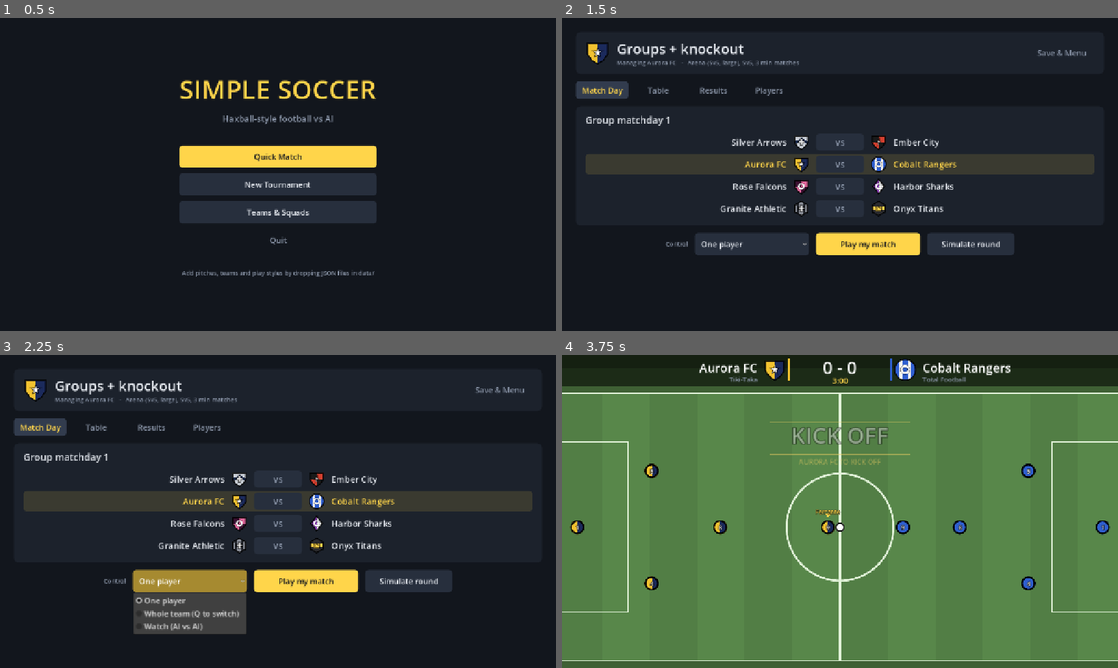
Above: before the commit, frames 1-4 (two rows, left to right).
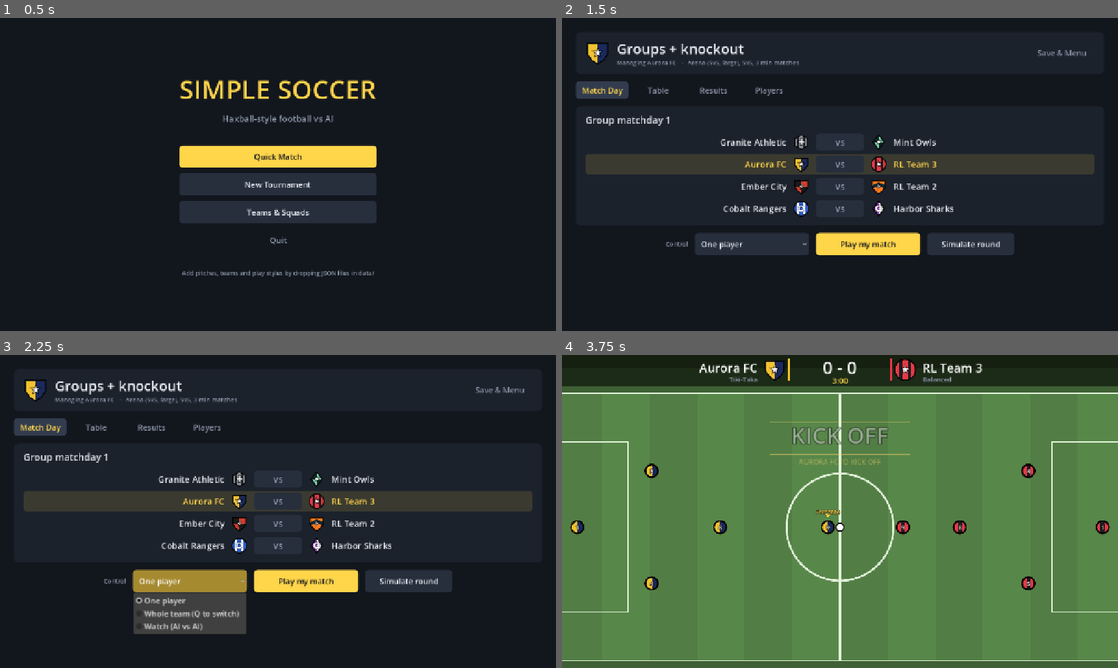
Above: after the commit, the same moments.

Repository: isBre/simple-soccer
Game: Godot game, scene res://scenes/main.tscn
Same seed, same stepped clock (60 frames per second), same inputs: the game is played once before the commit and once after it.
Inputs:
- Up to frame 1 (0.5 s): no input
- Up to frame 2 (1.5 s): click "New Tournament" at 0.5 s; click "Start Tournament" at 1.25 s
- Up to frame 3 (2.25 s): click "One player" at 2 s
- Up to frame 4 (3.75 s): click "One player" at 2.75 s; click "Play my match" at 3.5 s

Frame 1 is identical in both runs. In frame 2, 1.7% of the frame differs, in the area x 28-71%, y 37-64%; in frame 3, 1.7%; in frame 4, 0.9%.

Commit message:
Add RL Team 4: cooperation fine-tune (key passes, individual pass credit, stand-open reward)
Co-Authored-By: Claude Sonnet 5.5 <noreply@anthropic.com>

Diff:
--- /dev/null
+++ b/data/teams/rl_team_4.json
@@ -0,0 +1,114 @@
+{
+  "id": "rl_team_4",
+  "name": "RL Team 4",
+  "short": "RL4",
+  "colors": {
+    "primary": "2a9d8f",
+    "secondary": "1d1d1f"
+  },
+  "kit": "band",
+  "logo": {
+    "shape": "circle",
+    "pattern": "stripes",
+    "symbol": "star",
+    "c1": "2a9d8f",
+    "c2": "1d1d1f",
+    "c3": "ffffff"
+  },
+  "style": "balanced",
+  "formations": {},
+  "players": [
+    {
+      "id": "rl_team_4_0",
+      "name": "Oskar Weiss",
+      "number": 1,
+      "pos": "GK",
+      "attrs": {
+        "finishing": 49,
+        "passing": 58,
+        "defending": 71,
+        "positioning": 79,
+        "reaction": 82
+      }
+    },
+    {
+      "id": "rl_team_4_1",
+      "name": "Leon Keller",
+      "number": 4,
+      "pos": "DEF",
+      "attrs": {
+        "finishing": 61,
+        "passing": 63,
+        "defending": 81,
+        "positioning": 70,
+        "reaction": 73
+      }
+    },
+    {
+      "id": "rl_team_4_2",
+      "name": "Dario Janssen",
+      "number": 5,
+      "pos": "DEF",
+      "attrs": {
+        "finishing": 58,
+        "passing": 78,
+        "defending": 81,
+        "positioning": 60,
+        "reaction": 68
+      }
+    },
+    {
+      "id": "rl_team_4_3",
+      "name": "Kofi Yilmaz",
+      "number": 8,
+      "pos": "MID",
+      "attrs": {
+        "finishing": 67,
+        "passing": 83,
+        "defending": 73,
+        "positioning": 75,
+        "reaction": 70
+      }
+    },
+    {
+      "id": "rl_team_4_4",
+      "name": "Hugo Vidal",
+      "number": 10,
+      "pos": "MID",
+      "attrs": {
+        "finishing": 72,
+        "passing": 79,
+        "defending": 70,
+        "positioning": 75,
+        "reaction": 76
+      }
+    },
+    {
+      "id": "rl_team_4_5",
+      "name": "Dario Bellini",
+      "number": 9,
+      "pos": "FWD",
+      "attrs": {
+        "finishing": 83,
+        "passing": 72,
+        "defending": 64,
+        "positioning": 68,
+        "reaction": 80
+      }
+    },
+    {
+      "id": "rl_team_4_6",
+      "name": "Otto Fabbri",
+      "number": 11,
+      "pos": "FWD",
+      "attrs": {
+        "finishing": 71,
+        "passing": 68,
+        "defending": 60,
+        "positioning": 86,
+        "reaction": 70
+      }
+    }
+  ],
+  "ml_model": "res://data/models/rl_5v5_arena_v4.json"
+}
--- a/rl/behaviour_stats.gd
+++ b/rl/behaviour_stats.gd
@@ -21,7 +21,7 @@
 	var sim := MatchSim.new(c)
 	var st := [{}, {}]
 	for t in 2:
-		st[t] = {"n": 0, "dir_change": 0, "kick_rise": 0, "kick_hold": 0, "idle": 0, "near_ball": 0.0, "spacing": 0.0, "gk_dist": 0.0, "gk_n": 0, "speed": 0.0, "turn180": 0, "near250": 0.0, "nn_dist": 0.0, "close_pairs": 0.0, "passes": 0.0, "passes_ok": 0.0}
+		st[t] = {"n": 0, "dir_change": 0, "kick_rise": 0, "kick_hold": 0, "idle": 0, "near_ball": 0.0, "spacing": 0.0, "gk_dist": 0.0, "gk_n": 0, "speed": 0.0, "turn180": 0, "near250": 0.0, "nn_dist": 0.0, "close_pairs": 0.0, "passes": 0.0, "passes_ok": 0.0, "key_passes": 0.0, "xa": 0.0, "shots": 0.0}
 	var prev := {}
 	var prev_kick := {}
 	while sim.state != MatchSim.State.ENDED and sim.tick < 60 * 120:
@@ -79,6 +79,10 @@
 	for t in 2:
 		st[t]["passes"] = res["team_stats"][t]["passes"]
 		st[t]["passes_ok"] = res["team_stats"][t]["passes_ok"]
+		st[t]["shots"] = res["team_stats"][t]["shots"]
+	for pl: Dictionary in res["players"]:
+		st[int(pl["team"])]["key_passes"] += float(pl.get("key_passes", 0))
+		st[int(pl["team"])]["xa"] += float(pl.get("xa", 0.0))
 	mutex.lock()
 	results.append({"st": st, "score": sim.scores, "ticks": sim.tick})
 	mutex.unlock()
@@ -109,8 +113,8 @@
 	for t in 2:
 		var a: Dictionary = agg[t]
 		var n_dec: float = a["n"] / 5.0     # team-decisions
-		print("%s: players within 250px of ball %.2f | nearest-teammate dist %.0f px | pairs closer than 110px %.2f | passes/match %.1f (%.0f%% ok)" % [
-			["RL Team", "rule-based"][t], a["near250"] / (a["n"] / 5. …(113 unchanged characters)…  a["passes_ok"] / maxf(1.0, a["passes"])])
+		print("%s: players within 250px of ball %.2f | nearest-teammate dist %.0f px | pairs closer than 110px %.2f | passes/match %.1f (%.0f%% ok) | shots/match %.1f | key passes/match %.2f | xA/match %.2f" % [
+			["RL Team", "rule-based"][t], a["near250"] / (a["n"] / 5. …(113 unchanged characters)…  a["passes_ok"] / maxf(1.0, a["passes"]), a["shots"] / results.size(), a["key_passes"] / results.size(), a["xa"] / results.size()])
 	var sc := ""
 	for r in results:
 		sc += str(r["score"]) + " "
--- a/rl/rl_env.gd
+++ b/rl/rl_env.gd
@@ -44,11 +44,20 @@
 var w_pass_prog := 0.0            # reward per completed progressive pass (team)
 var w_pass_ok := 0.0              # reward per other completed pass
 var w_pass_fail := 0.0            # penalty per failed pass
+var w_key_pass := 0.0             # reward per key pass (completed pass followed by a shot of the receiver within 4 s)
+var w_xa := 0.0                   # reward per unit of expected goals of the shots created by passes (xA)
+var pass_individual := false      # pass terms go to the passer (and receiver) instead of the whole team: sharper credit
+var w_recv := 0.0                 # reward to the receiver of a completed pass
+var w_open := 0.0                 # per decision: reward for standing open (distance + clear lane) while a teammate has the ball
+var open_min := 120.0
+var open_max := 450.0
+var lane_clear := 45.0
+var prev_ps: Dictionary = {}      # uid -> [ok, failed, progressive, key passes, xA, received]
 var w_space := 0.0                # penalty per player and teammate closer than space_radius (not while fighting for the ball)
 var space_radius := 140.0
 var w_kick := 0.0                 # penalty for pressing kick while the ball is out of reach
 var kick_reach := 40.0
-var prev_pass := [0, 0, 0]        # team 0 totals: progressive, ok, failed
+var prev_pass := [0, 0, 0, 0, 0.0]  # team 0 totals: progressive, ok, failed, key passes, xA
 var opp_external := false         # team 1 is controlled from Python too (self-play): its players are extra agents
 var opp_net: MLP = null
 var own_keeper := true            # only used when the keeper is not controlled: keep the rule-based one?
@@ -86,6 +95,13 @@
     w_pass_prog = float(c.get("w_pass_prog", w_pass_prog))
     w_pass_ok = float(c.get("w_pass_ok", w_pass_ok))
     w_pass_fail = float(c.get("w_pass_fail", w_pass_fail))
+    w_key_pass = float(c.get("w_key_pass", w_key_pass))
+    w_xa = float(c.get("w_xa", w_xa))
+    pass_individual = bool(c.get("pass_individual", pass_individual))
+    w_recv = float(c.get("w_recv", w_recv))
+    w_open = float(c.get("w_open", w_open))
+    open_min = float(c.get("open_min", open_min))
+    open_max = float(c.get("open_max", open_max))
     w_space = float(c.get("w_space", w_space))
     space_radius = float(c.get("space_radius", space_radius))
     w_kick = float(c.get("w_kick", w_kick))
@@ -171,6 +187,9 @@
     prev_scores = [0, 0]
     prev_playing = true
     prev_pass = _pass_totals()
+    prev_ps.clear()
+    for a in agents:
+        prev_ps[a.uid] = _ps_vec(a)
 
 
 ## Removes a player from the physics and the rule logic but keeps it in team_lists (observations).
@@ -248,20 +267,44 @@
     var prog := 0
     var ok := 0
     var fail := 0
+    var kp := 0
+    var xa := 0.0
     for p: SimPlayer in sim.team_lists[0]:
         prog += p.ps.progressive_passes
         ok += p.ps.passes_ok
         fail += p.ps.passes_failed
-    return [prog, ok, fail]
-
-
-## Individual reward terms (kick discipline, spacing), one per learner agent.
+        kp += p.ps.key_passes
+        xa += p.ps.xa
+    return [prog, ok, fail, kp, xa]
+
+
+func _ps_vec(p: SimPlayer) -> Array:
+    return [p.ps.passes_ok, p.ps.passes_failed, p.ps.progressive_passes, p.ps.key_passes, p.ps.xa, p.ps.passes_received]
+
+
+static func _seg_dist(p: Vector2, a: Vector2, b: Vector2) -> float:
+    var ab := b - a
+    var l2 := ab.length_squared()
+    if l2 < 0.0001:
+        return p.distance_to(a)
+    var t := clampf((p - a).dot(ab) / l2, 0.0, 1.0)
+    return p.distance_to(a + ab * t)
+
+
+## Individual reward terms, one per learner agent: kick discipline, spacing, pass credit (passer / receiver)
+## and "standing open" for the ball carrier.
 func _individual() -> PackedFloat32Array:
     var out := PackedFloat32Array()
     out.resize(agents.size() + opp_agents.size())
-    if w_kick == 0.0 and w_space == 0.0:
+    var credit := match_mode and pass_individual
+    if w_kick == 0.0 and w_space == 0.0 and not credit and w_open == 0.0:
         return out
     var bp := sim.ball.pos
+    # the carrier: the learner agent that last touched the ball and is next to it
+    var carrier: SimPlayer = null
+    if w_open > 0.0 and sim.last_touch != null and sim.last_touch.team == 0 and agents.has(sim.last_touch) \
+            and sim.last_touch.pos.distance_to(bp) < 45.0:
+        carrier = sim.last_touch
     for i in agents.size():
         var a := agents[i]
         var da := a.pos.distance_to(bp)
@@ -275,6 +318,28 @@
                     var d := a.pos.distance_to(b.pos)
                     if d < space_radius and b.pos.distance_to(bp) > 70.0:
                         r -= w_space * (1.0 - d / space_radius)
+        if credit:
+            var cur := _ps_vec(a)
+            var prev: Array = prev_ps.get(a.uid, cur)
+            var d_ok: int = cur[0] - prev[0]
+            var d_fail: int = cur[1] - prev[1]
+            var d_prog: int = cur[2] - prev[2]
+            var d_kp: int = cur[3] - prev[3]
+            var d_xa: float = cur[4] - prev[4]
+            var d_recv: int = cur[5] - prev[5]
+            r += w_pass_prog * float(d_prog) + w_pass_ok * float(maxi(d_ok - d_prog, 0)) - w_pass_fail * float(d_fail)
+            r += w_key_pass * float(d_kp) + w_xa * d_xa + w_recv * float(d_recv)
+            prev_ps[a.uid] = cur
+        if carrier != null and a != carrier:
+            var dc := a.pos.distance_to(carrier.pos)
+            if dc >= open_min and dc <= open_max:
+                var clear := true
+                for o: SimPlayer in sim.team_lists[1]:
+                    if _seg_dist(o.pos, carrier.pos, a.pos) < lane_clear:
+                        clear = false
+                        break
+                if clear:
+                    r += w_open
         out[i] = r
     return out
 
@@ -330,13 +395,14 @@
         elif steps >= max_steps:
             done = true
             outcome = OUT_TIMEOUT
-    if match_mode and (w_pass_prog != 0.0 or w_pass_ok != 0.0 or w_pass_fail != 0.0):
+    if match_mode and not pass_individual and (w_pass_prog != 0.0 or w_pass_ok != 0.0 or w_pass_fail != 0.0 or w_key_pass != 0.0 or w_xa != 0.0):
         var pt := _pass_totals()
         var d_prog: int = pt[0] - prev_pass[0]
         var d_ok: int = pt[1] - prev_pass[1]
         var d_fail: int = pt[2] - prev_pass[2]
         # progressive passes are a subset of the completed ones: pay the bonus rate for those, the base rate for the rest
         r += w_pass_prog * float(d_prog) + w_pass_ok * float(maxi(d_ok - d_prog, 0)) - w_pass_fail * float(d_fail)
+        r += w_key_pass * float(int(pt[3]) - int(prev_pass[3])) + w_xa * (float(pt[4]) - float(prev_pass[4]))
         prev_pass = pt
     ep_return += r
     return [r, done, outcome, _individual()]
Not shown, added: data/models/rl_5v5_arena_v4.json
Not shown, changed: rl/results_selfplay.txt
